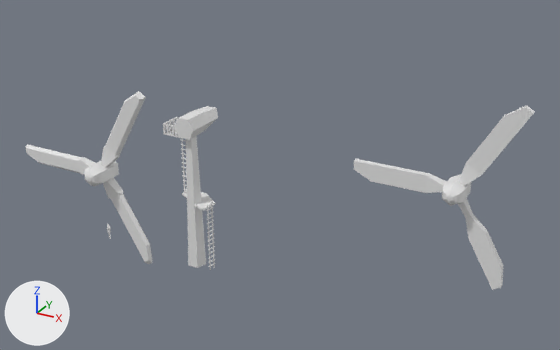
One commit to the FBX model Assets/Personal Models/Windmill.fbx: the scene before it, then after it.
Rendered twice from a 50 mm camera at (49.4, -59.2, 42.0) aimed at (18.8, -3.4, 14.1). The axes (+X, +Y, +Z) are drawn at lower left. The lights are the same throughout. Where no turn or scale is listed for an object, it has been applied to the vertices.

In view in the first picture: 'Body', 'Head', 'Sphere', 'Turbine'.
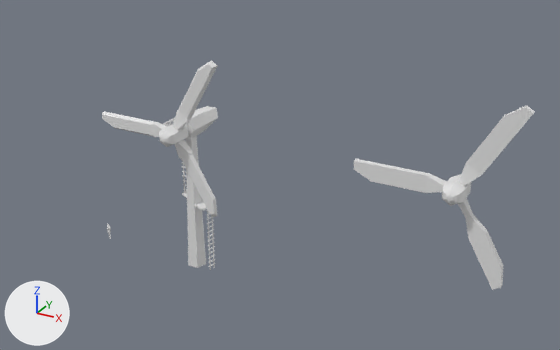
The change, as JSON lines over the scene's bpy script:
```json
{"op": "set", "path": "ob_turbine.location", "old": "(6.82, -13.93, 15.67)", "new": "(6.82, -3.57, 15.67)"}
```

Pixel boxes [x1, y1, x2, y2] of what changed, in the pictures (560 x 350 px):
```json
{"object": "Turbine", "change": "moved", "before": [25, 91, 152, 264], "after": [102, 60, 218, 217]}
```
